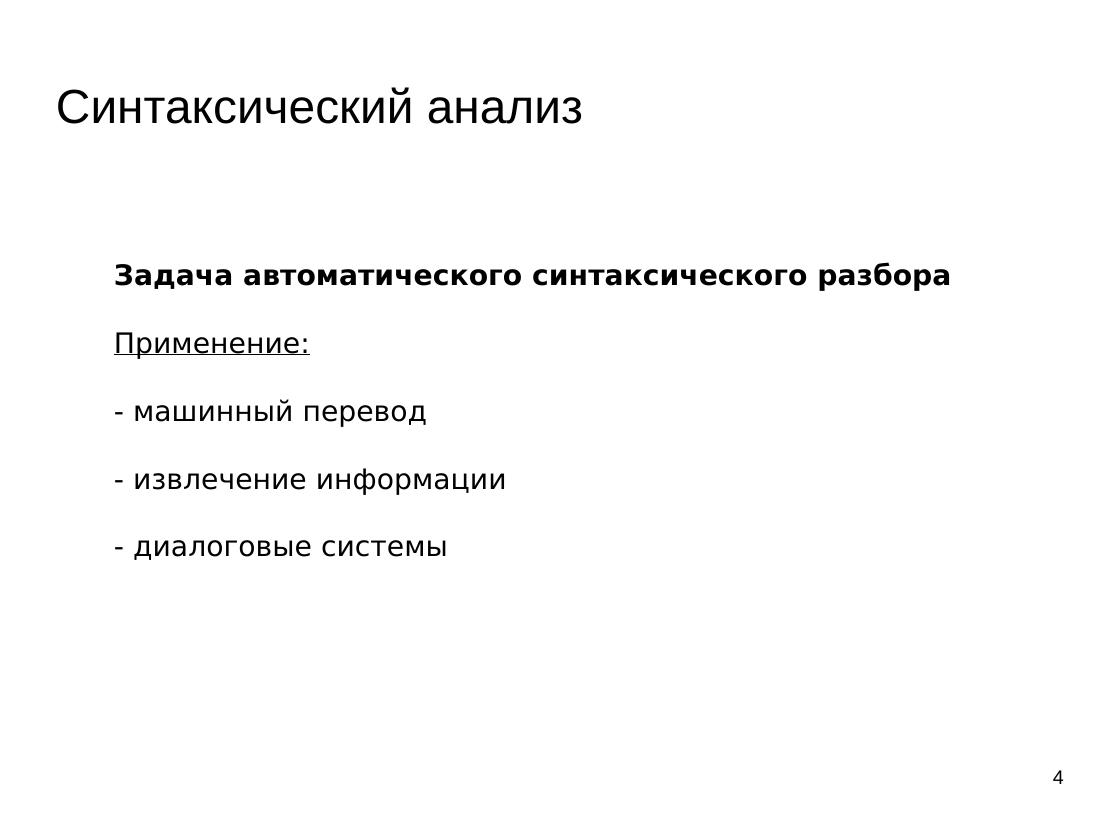
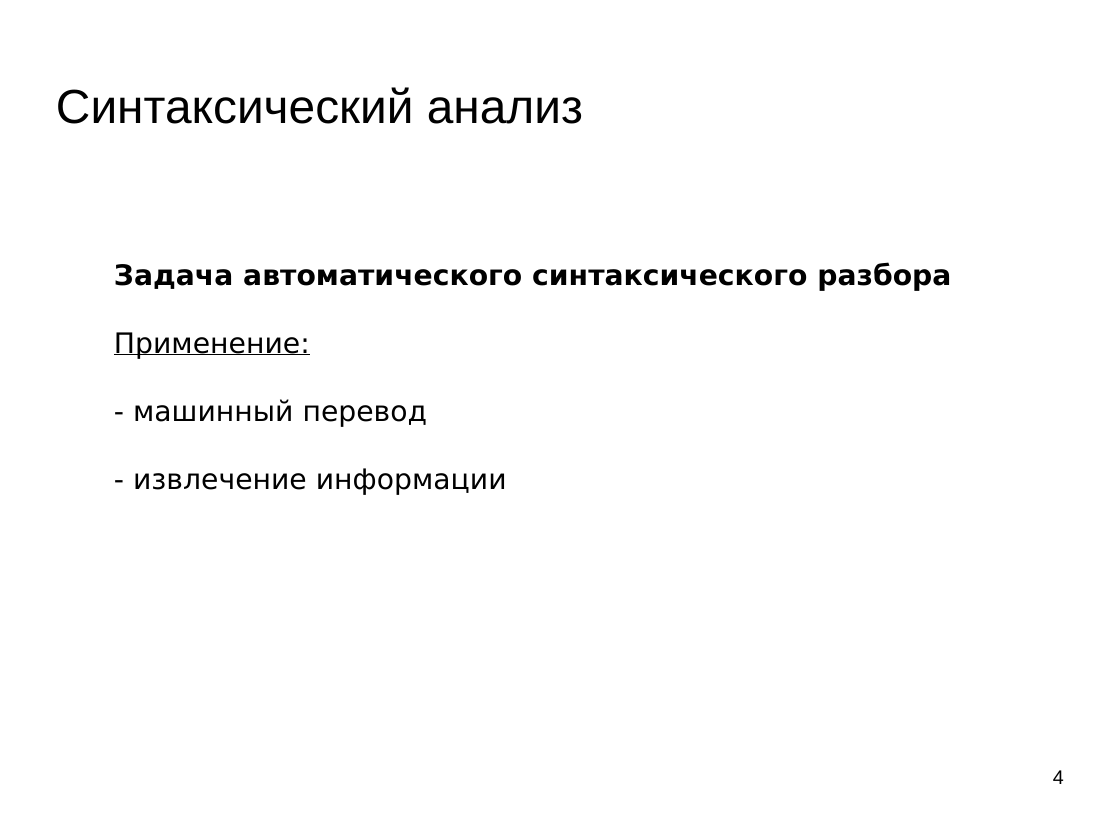
Before and after one commit to mechanoid5/ml_nlp_2025_I, a slide deck: slide 4 of 04-synt-grammar.odp. Drawn at 1120x840 pixels with LibreOffice and Linux fonts; fonts in the diff are those of the drawing; background and template pictures are left out. Boxes give left, top, right and bottom in pixels: in the first picture for what was removed or moved away, otherwise in the second. Text is boxed around its words. In the diff, an @@ line names an element or a change of style, - is before the commit and + after.

```diff
--- a/04-synt-grammar.odp
+++ b/04-synt-grammar.odp
@@ text at [133, 540, 448, 560]: paragraph removed @@
-- диалоговые системы
```
Also in this commit, not shown: 2 other slides changed, 3 slides removed, 10 other files.
